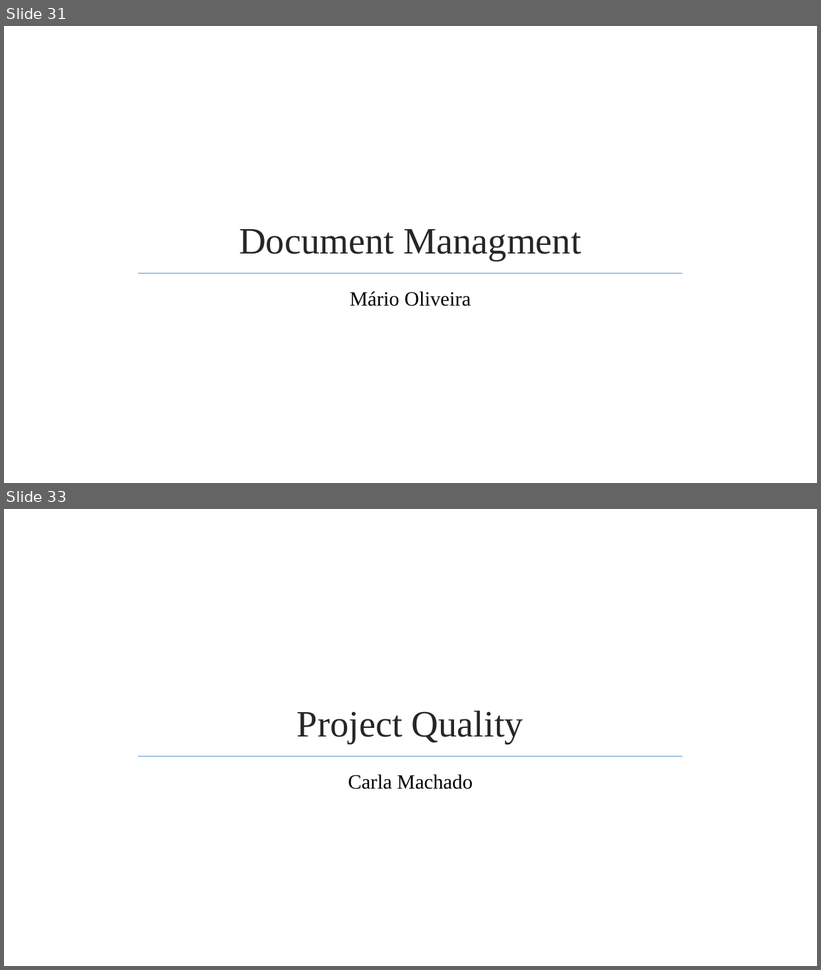
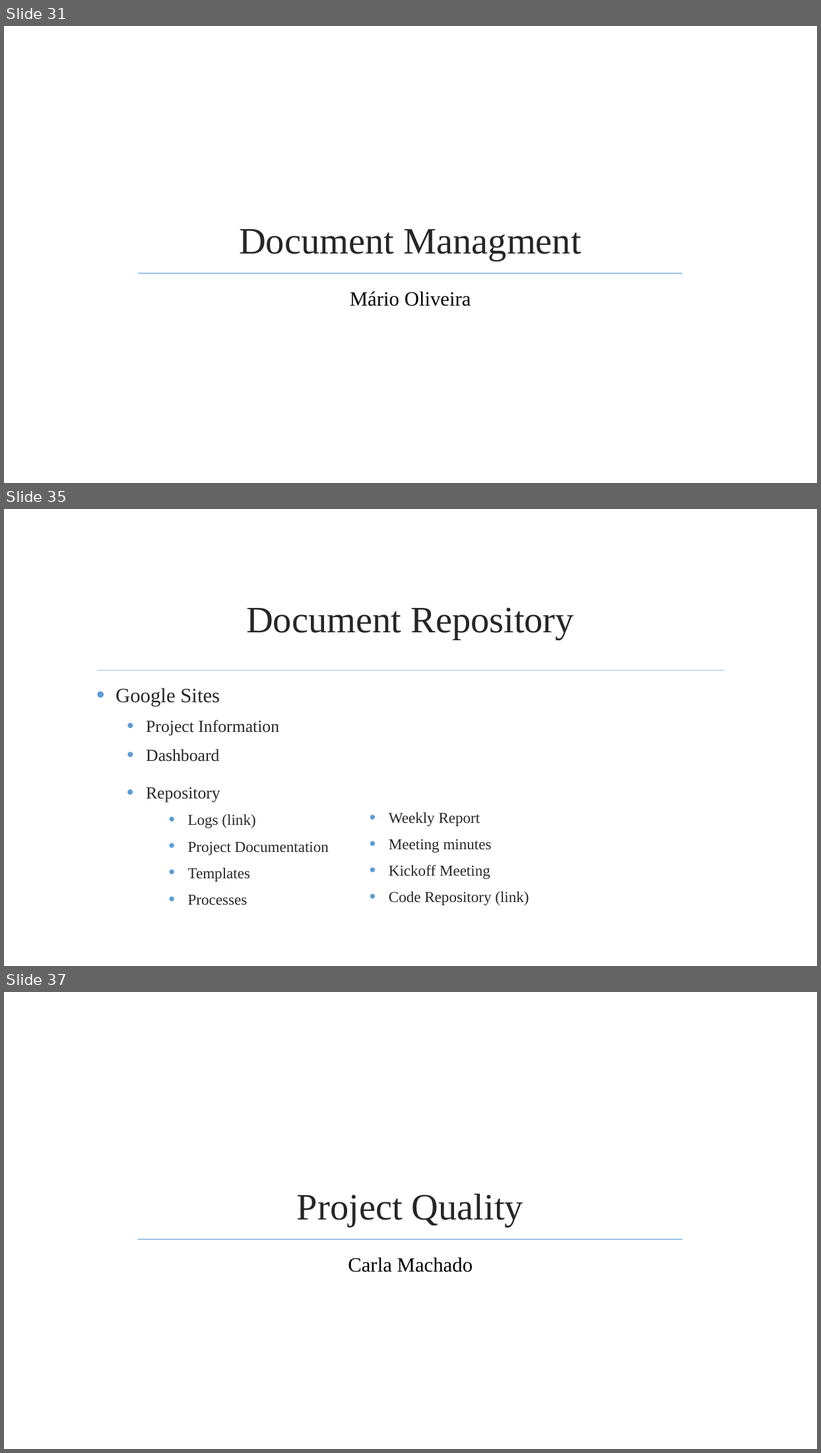
Before and after one commit to jmgirao/projetosoftware1213, a slide deck: Final Presentation/Presentation.pptx. Shown one above the other, each under a label of ours: slides 31 and 33 before the commit, slides 31, 35 and 37 after it; the slides between them are not shown. The pictures are 821x970 and 821x1453 pixels, drawn with LibreOffice and Linux fonts; fonts in the diff are those of the drawing; background and template pictures are left out. Boxes give left, top, right and bottom in pixels: in the first picture for what was removed or moved away, otherwise in the second. Text is boxed around its words. In the diff, an @@ line names an element or a change of style, - is before the commit and + after.

```diff
--- a/Final Presentation/Presentation.pptx
+++ b/Final Presentation/Presentation.pptx
@@ slide 35 added at box(4, 509, 817, 966), background picture (left out) @@
@@ title added at box(246, 607, 574, 640), 44 pt, text #262626 @@
+Document Repository
@@ line added from (97, 671) to (725, 671), #9DC3E6 1.25 pt @@
@@ text added at box(116, 688, 279, 762), 20 pt, text #262626 @@
+• Google Sites
+  • Project Information
+  • Dashboard
@@ text added at box(146, 788, 329, 906), 18 pt, text #262626 @@
+  • Repository
+      • Logs (link)
+      • Project Documentation
+      • Templates
+      • Processes
@@ text added at box(389, 813, 529, 906), 18 pt, text #262626 @@
+      • Weekly Report
+      • Meeting minutes
+      • Kickoff Meeting
+      • Code Repository (link)
@@ what was slide 33 is now slide 37 @@
```
Also in this commit, not shown: 6 other slides added, 2 slides removed.
